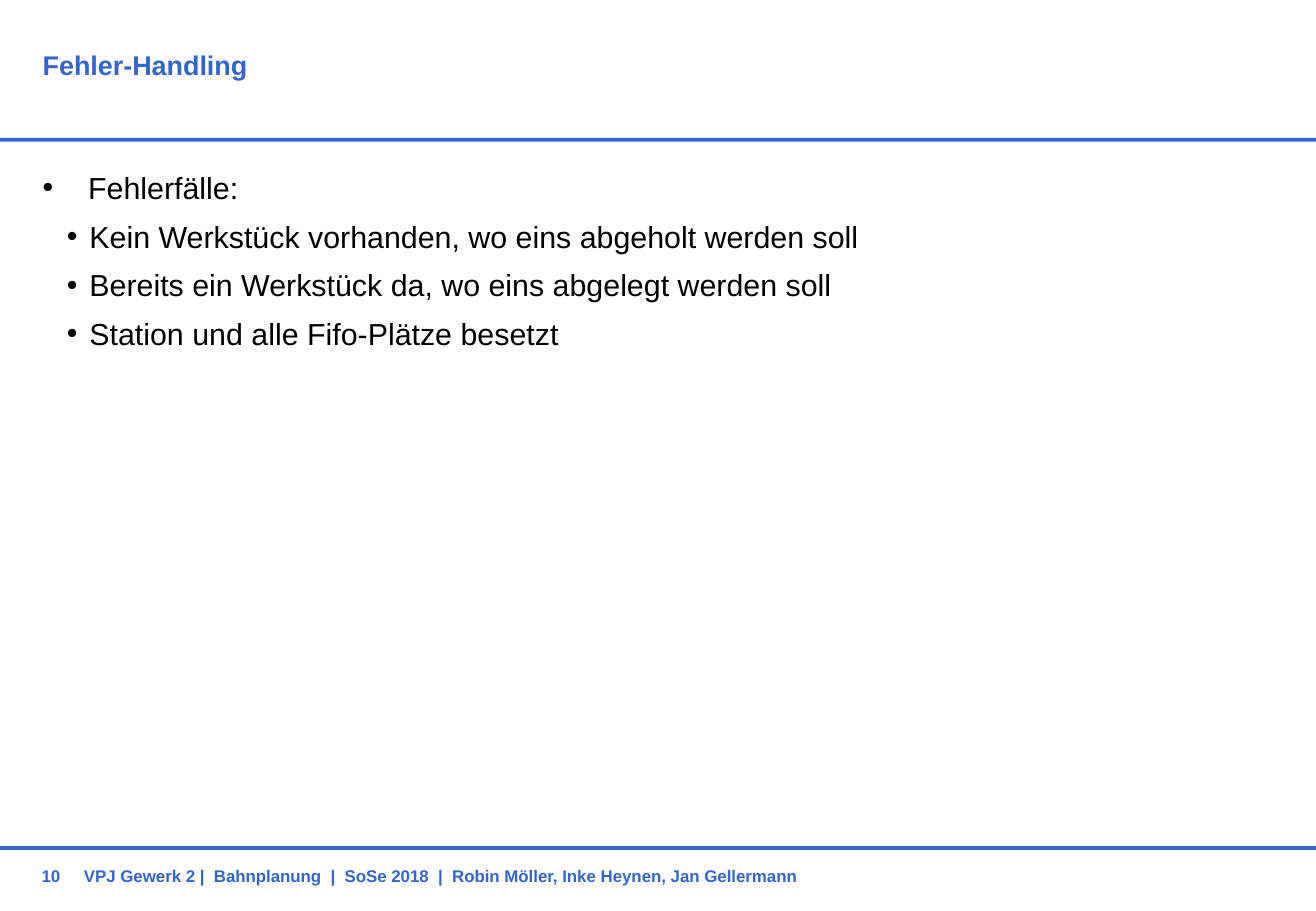
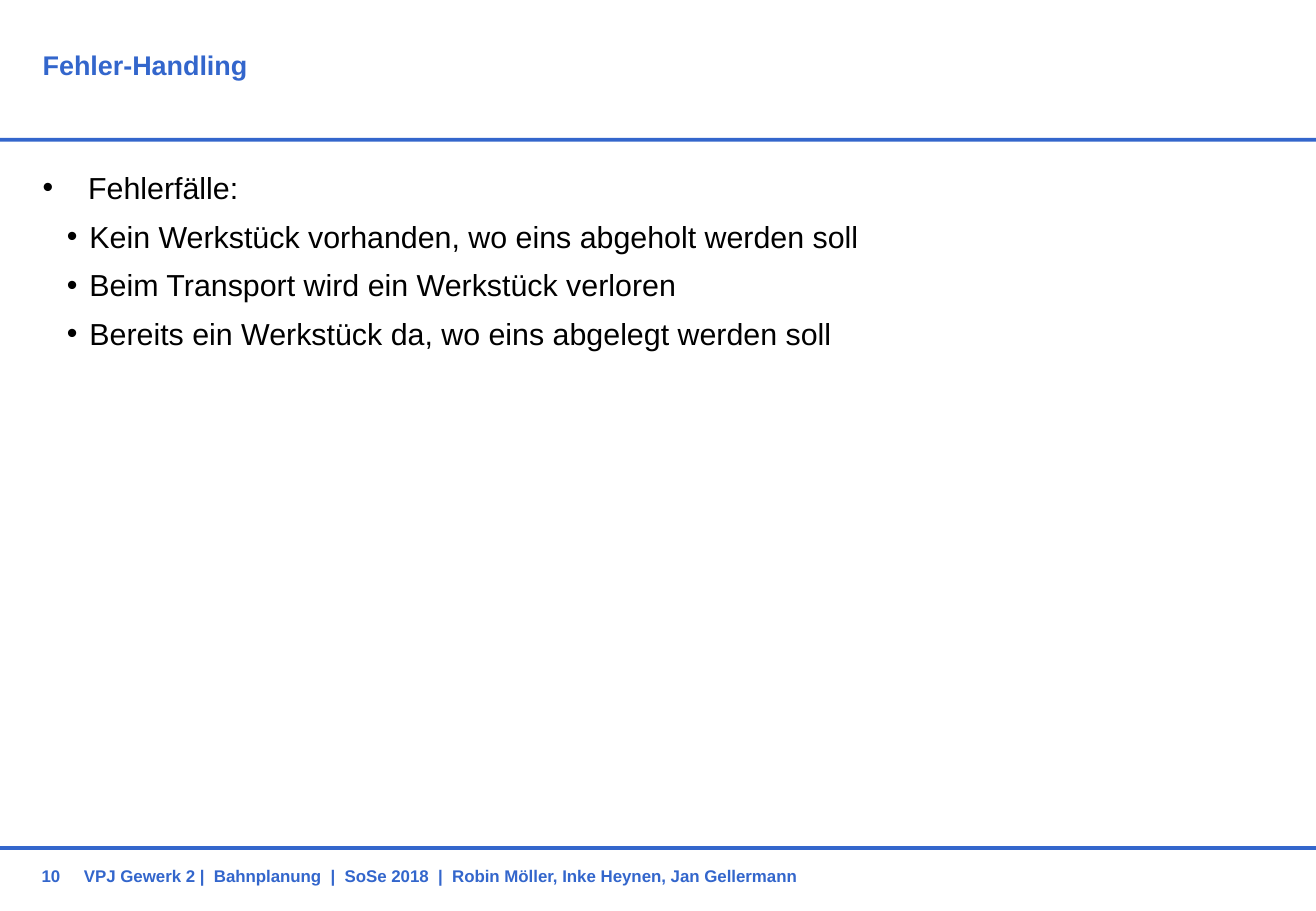
Before and after one commit to RobinMoeller/VPJ-Gewerk-2, a slide deck: slide 10 of Präsentationen/Endpräsi.pptx. Drawn at 1316x911 pixels with LibreOffice and Linux fonts; fonts in the diff are those of the drawing; background and template pictures are left out. Boxes give left, top, right and bottom in pixels: in the first picture for what was removed or moved away, otherwise in the second. Text is boxed around its words. In the diff, an @@ line names an element or a change of style, - is before the commit and + after.

Commit message:
Fehlerfall getaucht in Präsi

```diff
--- a/Präsentationen/Endpräsi.pptx
+++ b/Präsentationen/Endpräsi.pptx
@@ text at (89,274,676,302): paragraph added @@
+    • Beim Transport wird ein Werkstück verloren
@@ text at (89,323,559,346): paragraph removed @@
-    • Station und alle Fifo-Plätze besetzt
```
